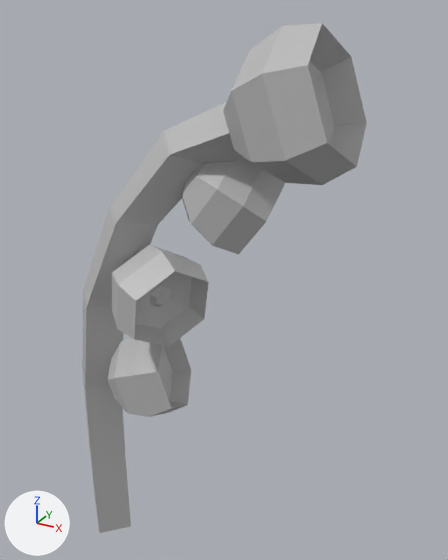
What one commit did to the FBX model Fortrest/Assets/Artists/3D ASSets/Marsh/SM_ValleyLily_Var1.fbx.
Camera for both pictures: a 50 mm lens placed at (0.1495, -0.1663, 0.2081), pointed at (0.0511, 0.0125, 0.1187). Lighting does not change. The marker at lower left points along +X, +Y and +Z. Where no turn or scale is listed for an object, it has been applied to the vertices.

The first picture shows 'SM_ValleyLily_Var1'.
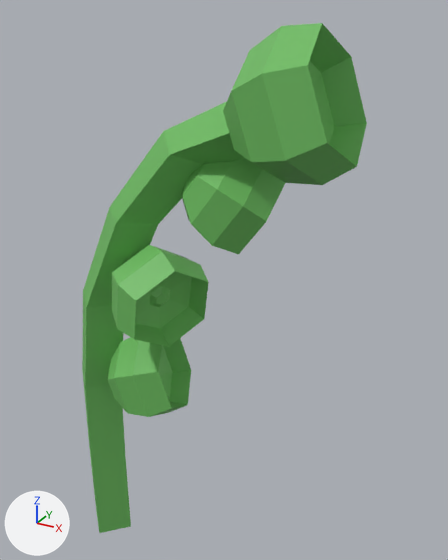
Changed parts and their boxes [x1, y1, x2, y2] in the pictures (448 x 560 px):
```json
{"part": 1, "of": "me_mesh", "change": "built on", "before": [89, 446, 131, 533], "after": [89, 446, 131, 533]}
{"part": 2, "of": "me_mesh", "change": "recoloured", "before": [82, 23, 367, 462], "after": [82, 23, 367, 462], "on screen": "grey to green"}
```

Scene script edits in JSON lines:
```json
{"op": "add", "block": "mat_placeholdermat1", "code": ["mat_placeholdermat1 = principled_material('PlaceholderMat1')", "mat_placeholdermat1.base_color = (0.156, 0.504, 0.119)  # green #6ebc61", "mat_placeholdermat1.roughness = 0.553"]}
{"block": "me_mesh", "where": "# used by ob_sm_valleylily_var1; location = (0.0, 0.0, 0.0)"}
{"op": "remove", "block": "me_mesh", "code": "me_mesh.from_pydata(...)  # 204 vertices, 216 faces; spans x -0.01..0.1, y -0.025..0.023, z -0.007..0.204"}
{"op": "add", "block": "me_mesh", "code": "me_mesh.from_pydata(...)  # 208 vertices, 220 faces; spans x -0.01..0.1, y -0.025..0.023, z -0.007..0.204"}
{"block": "me_mesh", "change": "me_mesh part 1"}
{"block": "me_mesh", "change": "4 faces are deleted"}
{"block": "me_mesh", "change": "4 vertices are added at (-0.01, 0.0, 0.003), (0.0, 0.01, 0.003), (0.01, 0.0, 0.003), (0.0, -0.01, 0.003)"}
{"block": "me_mesh", "change": "8 new faces join them"}
{"block": "me_mesh", "change": "me_mesh part 2: 212 faces spanning x -0.01..0.1, y -0.025..0.023, z 0.033..0.204 switch from mat_lambert1 (grey #bcbcbc) to mat_placeholdermat1 (green #6ebc61)"}
```
